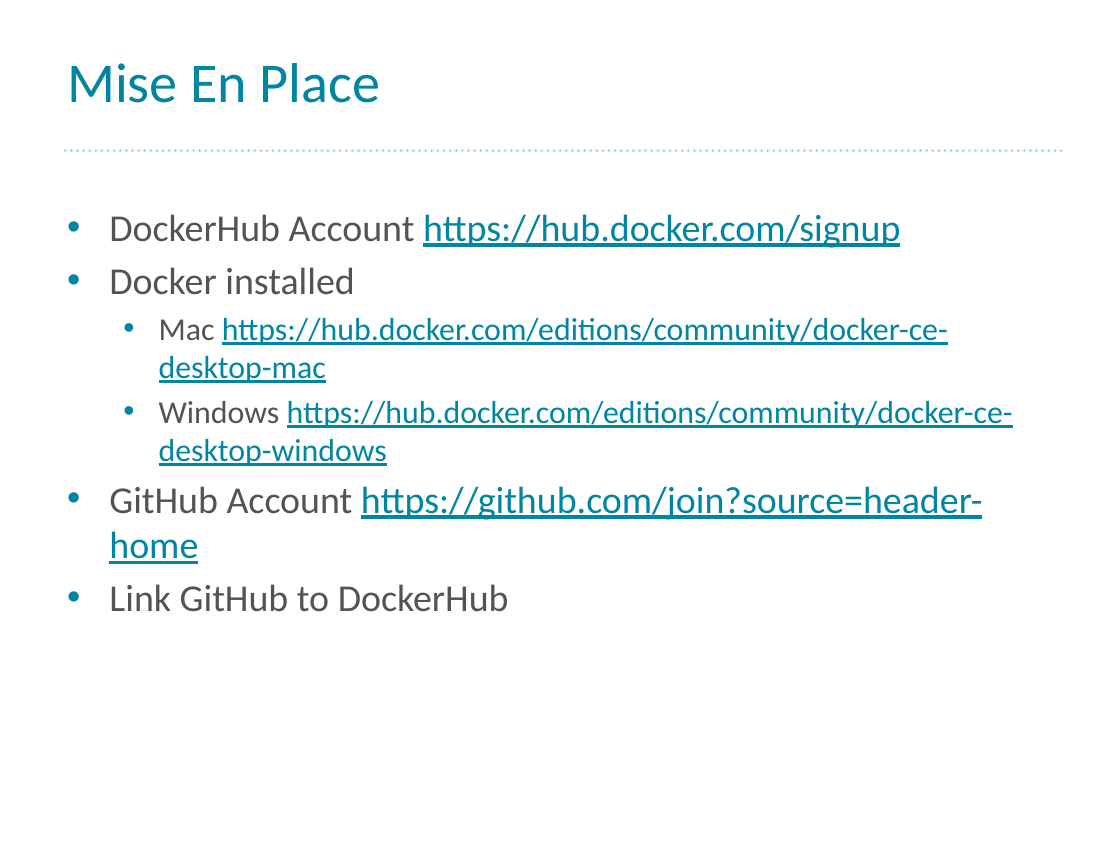
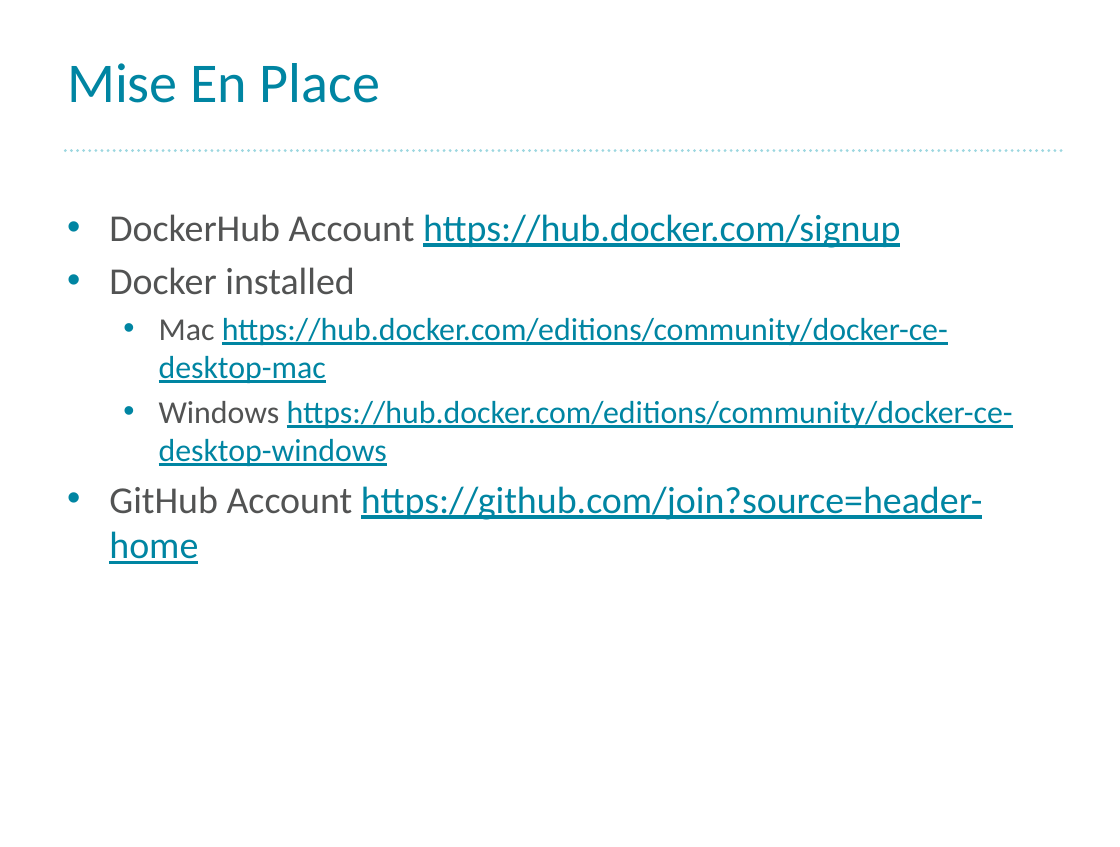
Before and after one commit to morizono/creating-recipes-for-other-chefs, a slide deck: slide 3 of documents/creating-recipes-for-other-chefs.pptx (slide 2 before the commit). Drawn at 1120x847 pixels with LibreOffice and Linux fonts; fonts in the diff are those of the drawing; background and template pictures are left out. Boxes give left, top, right and bottom in pixels: in the first picture for what was removed or moved away, otherwise in the second. Text is boxed around its words. In the diff, an @@ line names an element or a change of style, - is before the commit and + after.

```diff
--- a/documents/creating-recipes-for-other-chefs.pptx
+++ b/documents/creating-recipes-for-other-chefs.pptx
@@ text at (109,584,509,612): paragraph removed @@
-• Link GitHub to DockerHub
```
Also in this commit, not shown: 8 other slides changed, 1 other file.
